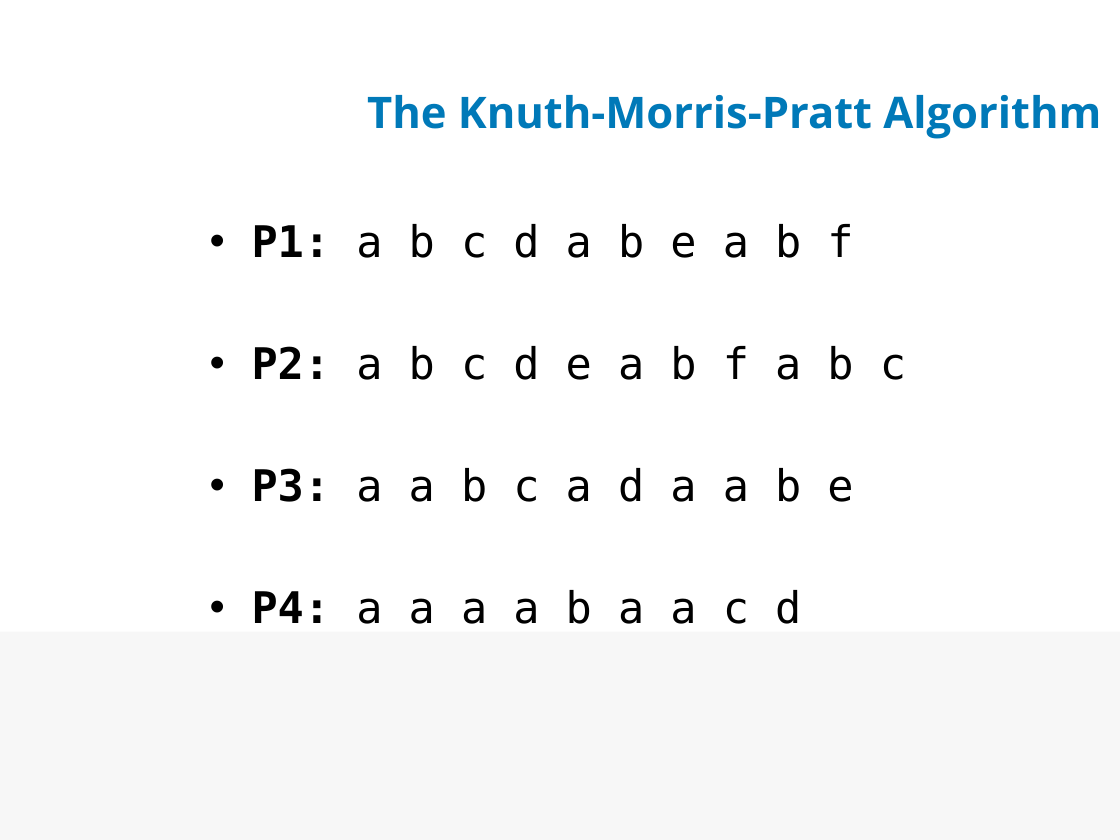
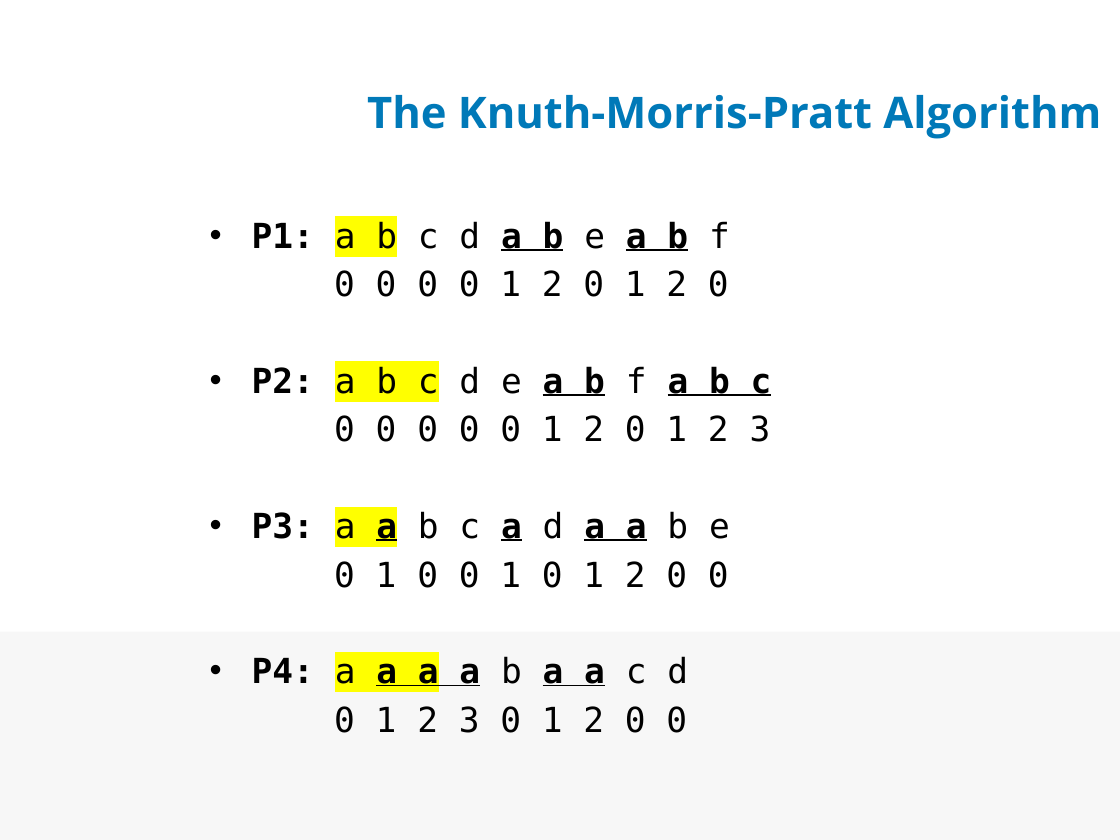
Before and after one commit to rhiosutoyo/Teaching-Algorithm-Design-and-Analysis, a slide deck: slide 17 of String Matching - The Knuth-Morris-Pratt Algorithm/COMP6049 Pert 19-20 rhio-edit.pptx (slide 10 before the commit). Drawn at 1120x840 pixels with LibreOffice and Linux fonts; fonts in the diff are those of the drawing; background and template pictures are left out. Boxes give left, top, right and bottom in pixels: in the first picture for what was removed or moved away, otherwise in the second. Text is boxed around its words. In the diff, an @@ line names an element or a change of style, - is before the commit and + after.

```diff
--- a/String Matching - The Knuth-Morris-Pratt Algorithm/COMP6049 Pert 19-20 rhio-edit.pptx
+++ b/String Matching - The Knuth-Morris-Pratt Algorithm/COMP6049 Pert 19-20 rhio-edit.pptx
@@ text at (x1=252, y1=221, x2=772, y2=686): size 28 to 22.2 pt in "P1: a b c d a b ...", "P2: a b c d e a ...", "P3: a a b c a d ...", "P4: a a a a b a ..."; highlight none to #FFFF00 in "a b", "a b c", "a a", "a a a"; bold on, underline on in "a b a b", "a b a b c", "a a a a", "a a a a a"; less space between paragraphs @@
@@ text at (x1=334, y1=270, x2=729, y2=297): paragraph added @@
+0 0 0 0 1 2 0 1 2 0
@@ text at (x1=334, y1=415, x2=771, y2=442): paragraph added @@
+0 0 0 0 0 1 2 0 1 2 3
@@ text at (x1=334, y1=561, x2=729, y2=588): paragraph added @@
+0 1 0 0 1 0 1 2 0 0
@@ text at (x1=334, y1=706, x2=687, y2=733): paragraph added @@
+0 1 2 3 0 1 2 0 0
```
Also in this commit, not shown: 10 other slides changed, 7 slides added, 1 other file.
